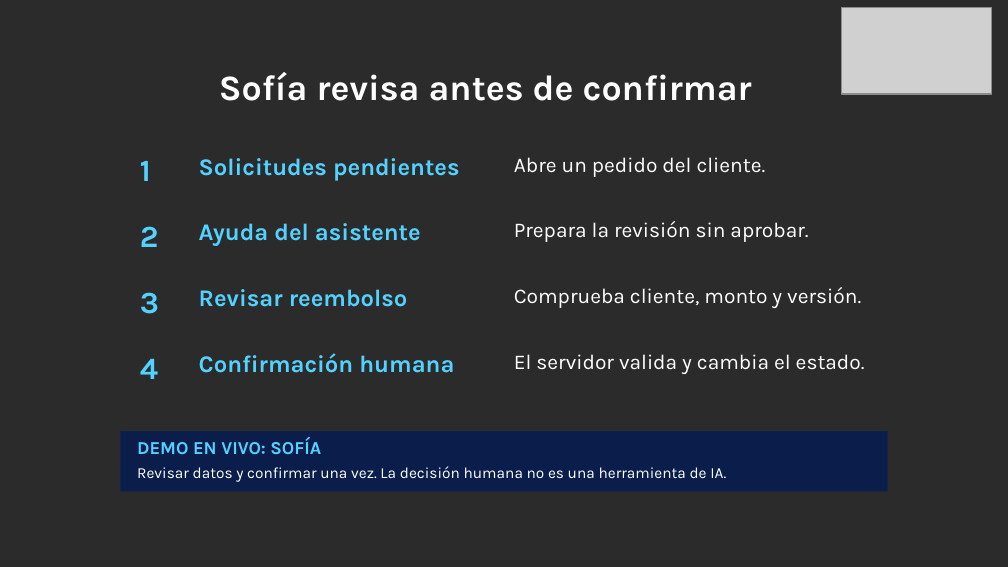
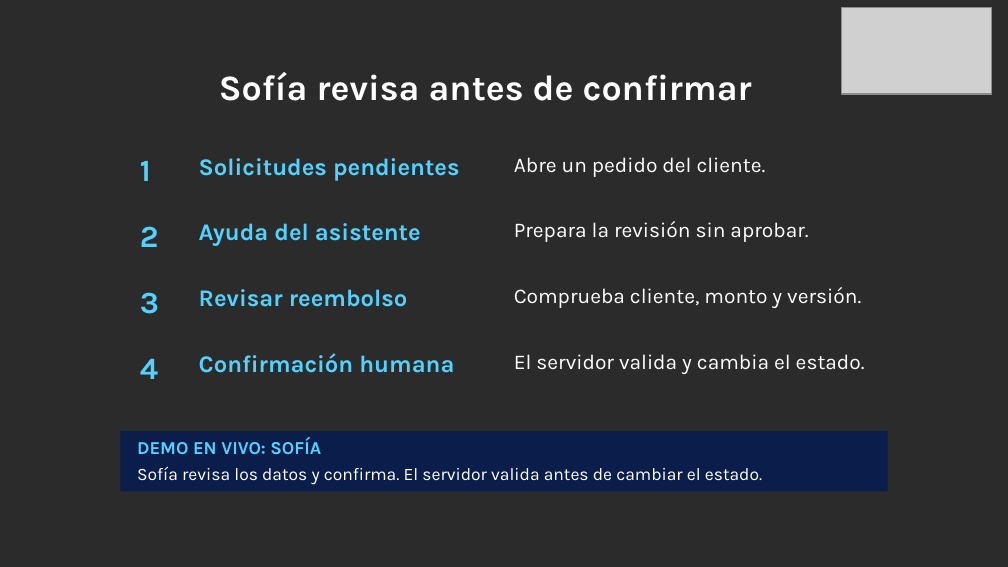
Before and after one commit to dannyfriz/aws-ecommerce-agent-demo, a slide deck: slide 20 of docs/presentaciones/Danny_Friz_SCD_2026_arquitectura_IA.pptx. Drawn at 1008x567 pixels with LibreOffice and Linux fonts; fonts in the diff are those of the drawing; grey boxes stand for pictures; background and template pictures are left out; a plain dark background stands for a picture behind light text. Boxes give left, top, right and bottom in pixels: in the first picture for what was removed or moved away, otherwise in the second. Text is boxed around its words. In the diff, an @@ line names an element or a change of style, - is before the commit and + after.

```diff
--- a/docs/presentaciones/Danny_Friz_SCD_2026_arquitectura_IA.pptx
+++ b/docs/presentaciones/Danny_Friz_SCD_2026_arquitectura_IA.pptx
@@ text at <box>137,466,762,485</box>: text changed; size 11 to 12.5 pt @@
-Revisar datos y confirmar una vez. La decisión humana no es una herramienta de IA.
+Sofía revisa los datos y confirma. El servidor valida antes de cambiar el estado.
```
Also in this commit, not shown: 23 other slides changed, 1 slide added, 1 slide removed, 4 other files.
